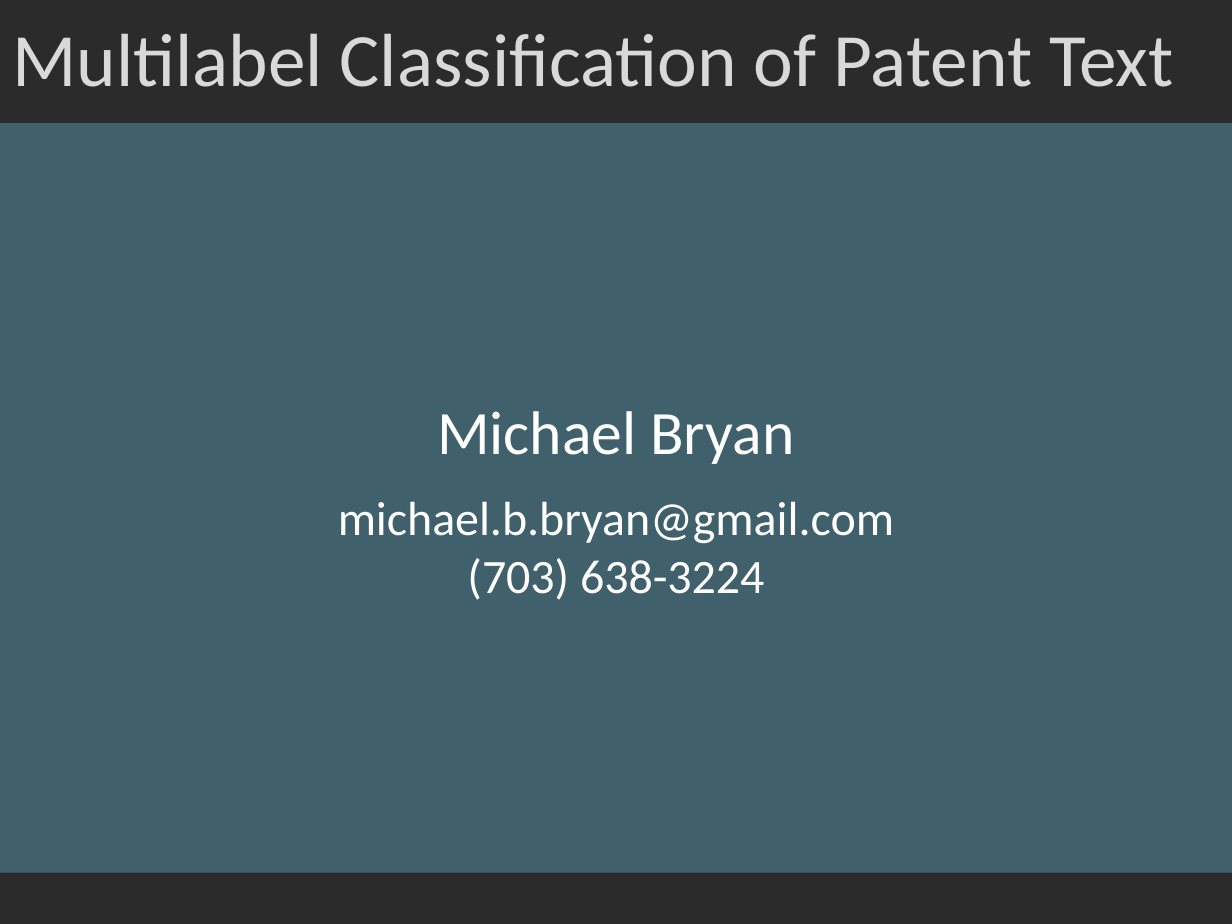
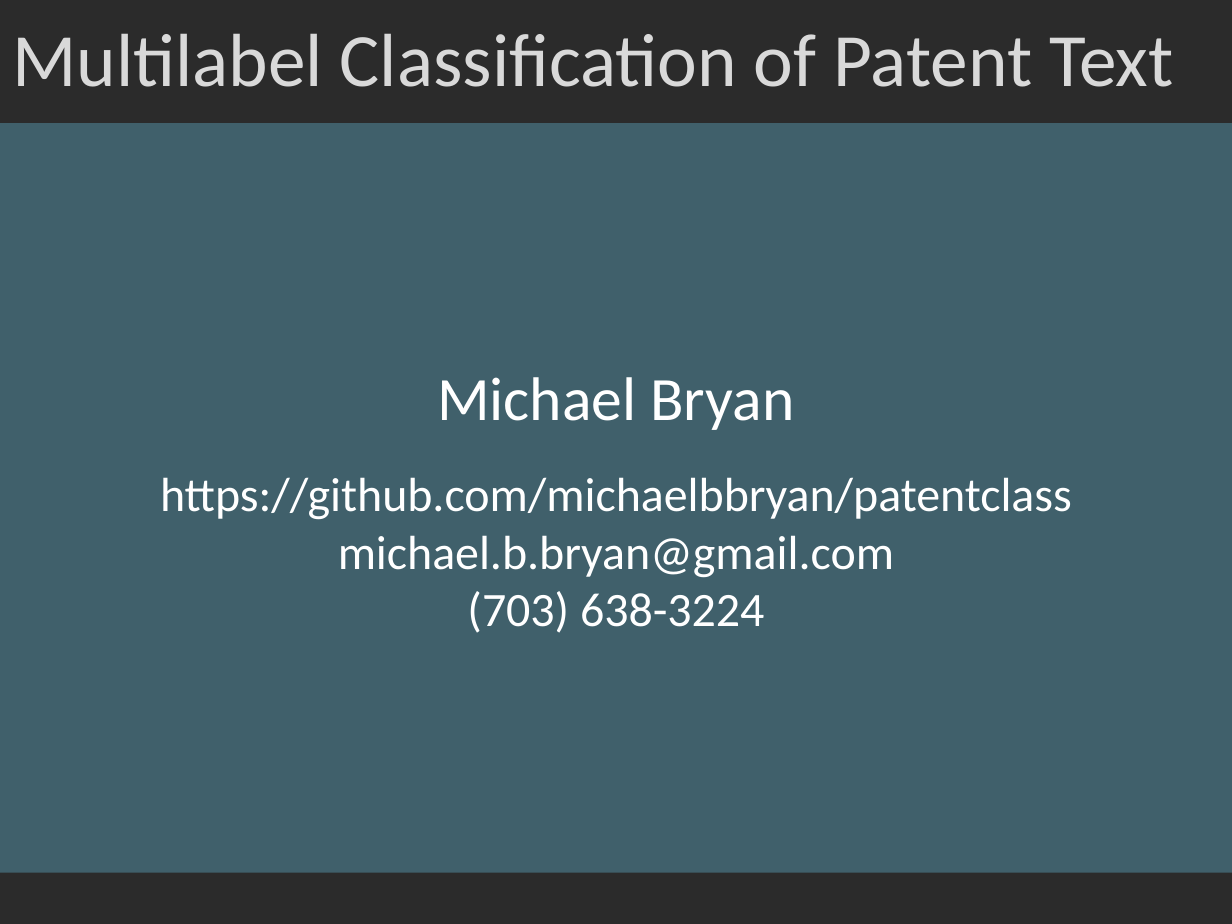
Before and after one commit to michaelbbryan/patentclass, a slide deck: slide 12 of docs/Multilabel Classification of Patent Text.pptx. Drawn at 1232x924 pixels with LibreOffice and Linux fonts; fonts in the diff are those of the drawing; background and template pictures are left out; a plain dark background stands for a picture behind light text. Boxes give left, top, right and bottom in pixels: in the first picture for what was removed or moved away, otherwise in the second. Text is boxed around its words. In the diff, an @@ line names an element or a change of style, - is before the commit and + after.

```diff
--- a/docs/Multilabel Classification of Patent Text.pptx
+++ b/docs/Multilabel Classification of Patent Text.pptx
@@ text in rectangle at box(437, 377, 794, 430): more space between paragraphs @@
@@ text in rectangle at box(160, 477, 1072, 520): paragraph added @@
+https://github.com/michaelbbryan/patentclass
```
Also in this commit, not shown: 3 other slides changed, 4 other files.
